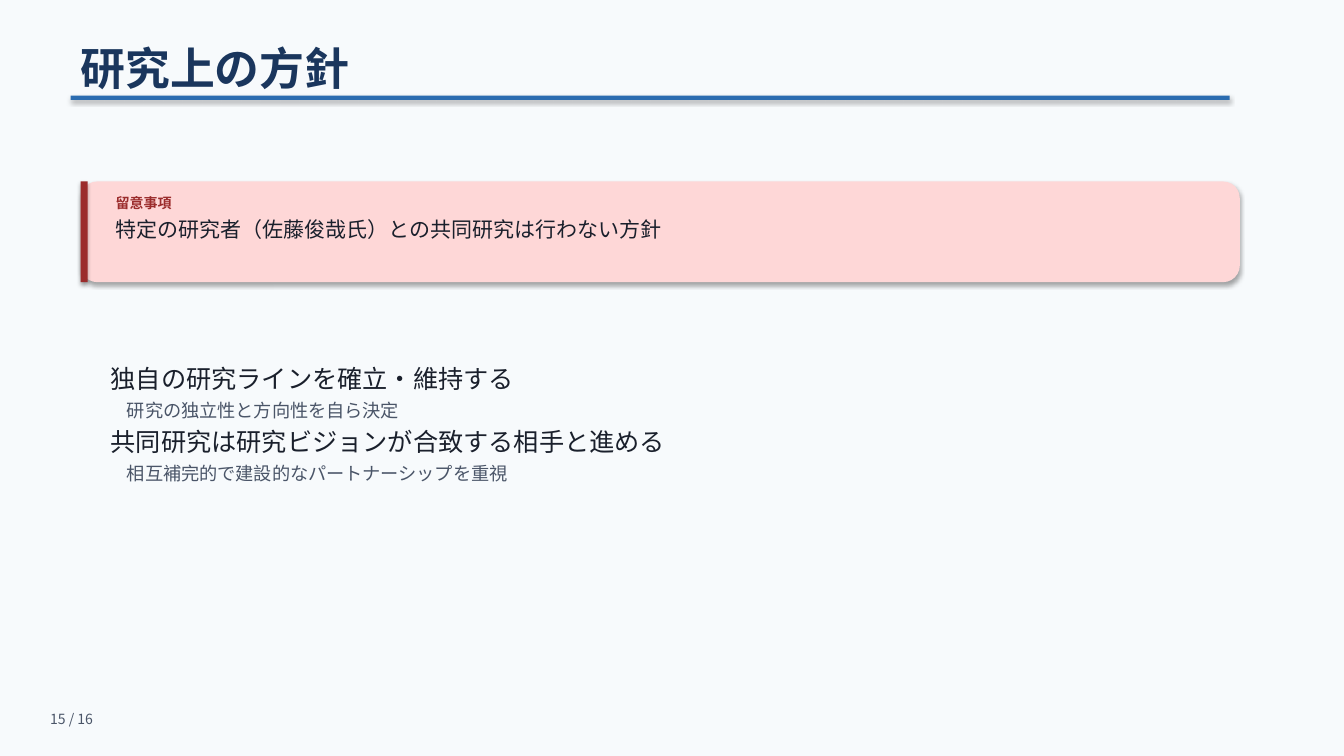
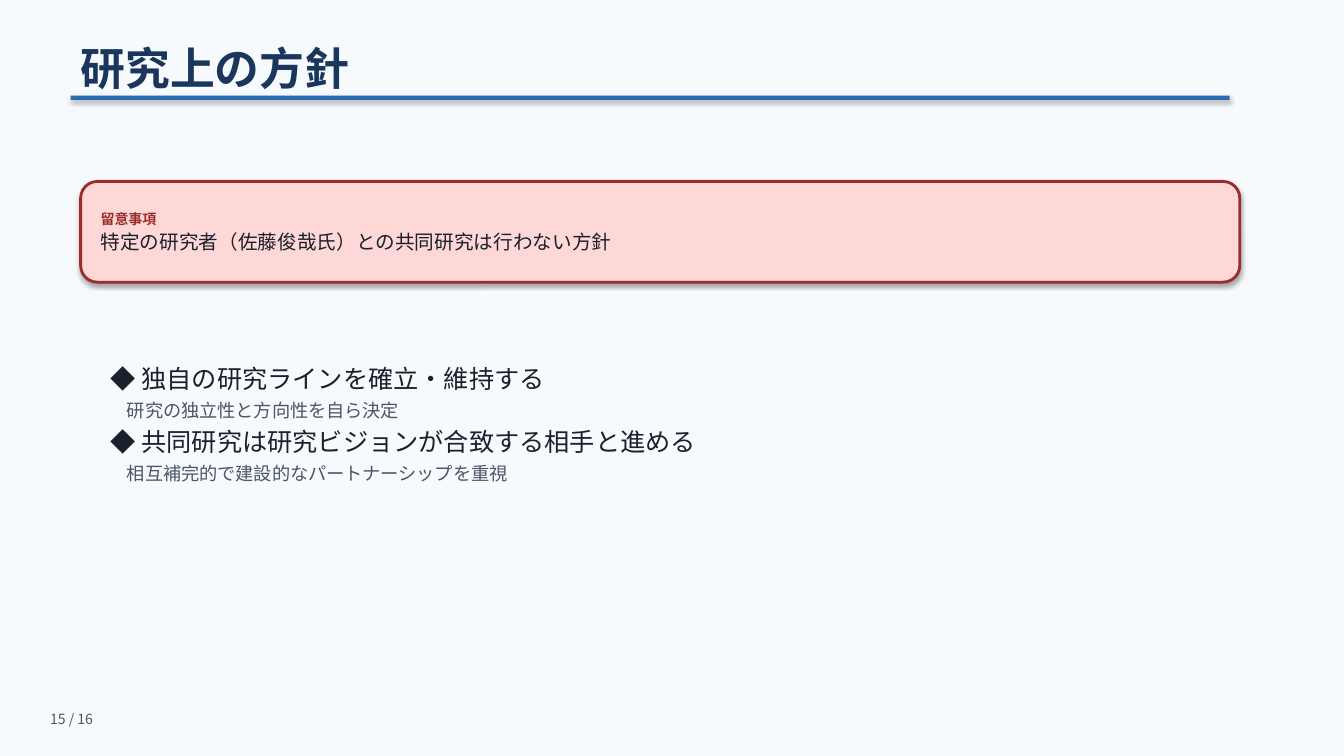
Before and after one commit to bougtoir/kotha-rct-decomposition, a slide deck: slide 15 of meeting-slides/meeting_slides.pptx. Drawn at 1344x756 pixels with LibreOffice and Linux fonts; fonts in the diff are those of the drawing. Boxes give left, top, right and bottom in pixels: in the first picture for what was removed or moved away, otherwise in the second. Text is boxed around its words. In the diff, an @@ line names an element or a change of style, - is before the commit and + after.

```diff
--- a/meeting-slides/meeting_slides.pptx
+++ b/meeting-slides/meeting_slides.pptx
@@ rounded rectangle "留意事項": place and size @@
-rounded rectangle "留意事項" at [116,219,662,239]
+rounded rectangle "留意事項" at [81,181,1240,282]
@@ rounded rectangle "留意事項" at [81,181,1240,282]: vertical alignment top to middle; fill none to #FED7D7; outline none to #9B2C2C 2 pt; shadow on @@
@@ rounded rectangle removed at [81,181,1240,282] @@
@@ rectangle removed at [81,181,88,282] @@
@@ text removed at [116,194,172,212] @@
-留意事項
@@ text in rounded rectangle at [101,212,157,225]: paragraph added @@
+留意事項
@@ text in rounded rectangle at [101,232,612,251]: size 15 to 14 pt in "特定の研究者（佐藤俊哉氏）との共同研究は行わない方針"; more space between paragraphs @@
@@ text at [142,367,545,390]: text changed @@
-独自の研究ラインを確立・維持する
+◆ 独自の研究ラインを確立・維持する
@@ text at [142,430,696,453]: text changed @@
-共同研究は研究ビジョンが合致する相手と進める
+◆ 共同研究は研究ビジョンが合致する相手と進める
```
Also in this commit, not shown: 10 other slides changed, 1 other file.
